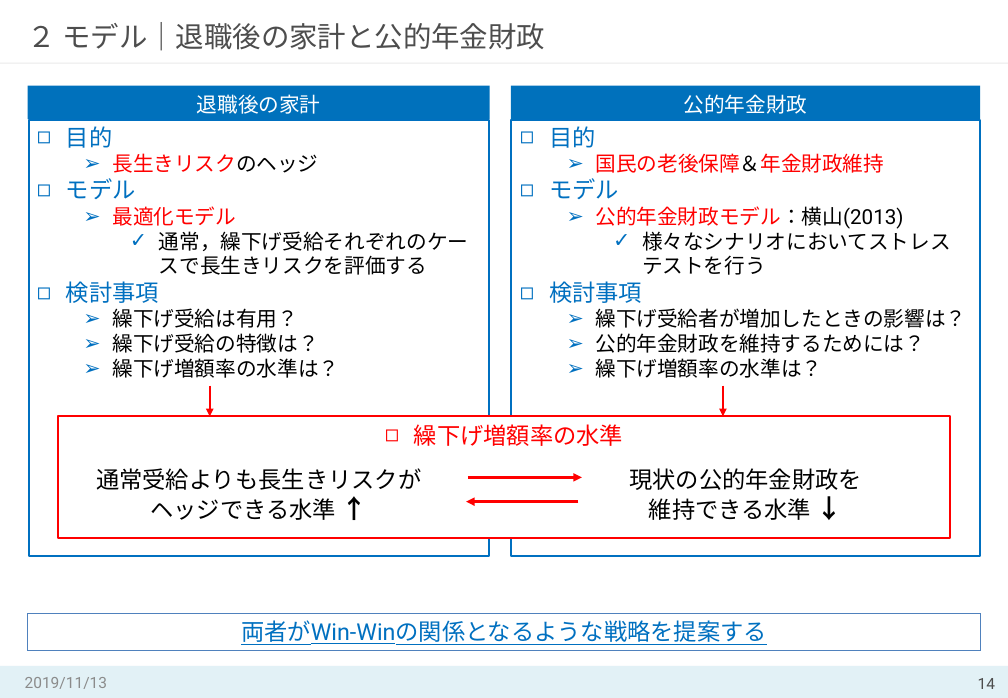
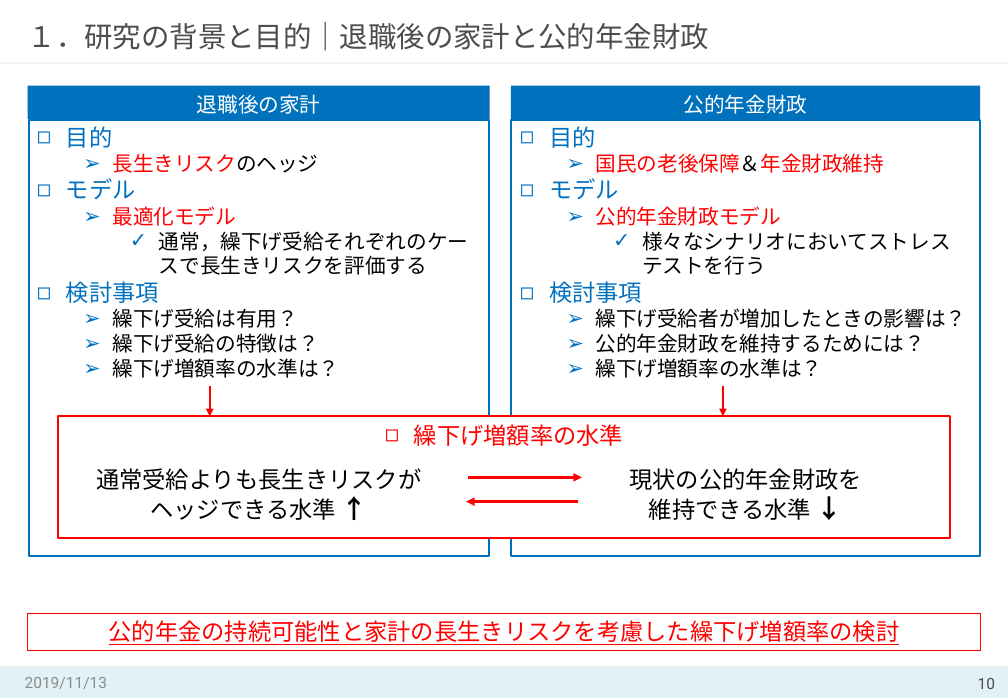
Before and after one commit to MasahiroShibahara/Open, a slide deck: slide 10 of Masahiro_Shibahara①.pptx (slide 14 before the commit). Drawn at 1008x698 pixels with LibreOffice and Linux fonts; fonts in the diff are those of the drawing. Boxes give left, top, right and bottom in pixels: in the first picture for what was removed or moved away, otherwise in the second. Text is boxed around its words. In the diff, an @@ line names an element or a change of style, - is before the commit and + after.

```diff
--- a/Masahiro_Shibahara①.pptx
+++ b/Masahiro_Shibahara①.pptx
@@ title at <box>28,22,709,51</box>: text changed @@
-２ モデル｜退職後の家計と公的年金財政
+１．研究の背景と目的｜退職後の家計と公的年金財政
@@ text at <box>596,206,781,226</box>: text changed @@
-  ➢ 公的年金財政モデル：横山(2013)
+  ➢ 公的年金財政モデル
@@ rectangle "公的年金の持続可能性と家計の長生きリスクを考慮した繰下げ増額率の検討" at <box>28,613,981,651</box>: outline #4F81BD 0.75 pt to #FF0000 0.75 pt @@
@@ text in rectangle at <box>109,620,900,645</box>: text changed; text colour #0070C0 to #FF0000 @@
-両者がWin-Winの関係となるような戦略を提案する
+公的年金の持続可能性と家計の長生きリスクを考慮した繰下げ増額率の検討
@@ page number at <box>978,678,995,689</box>: text changed @@
-14
+10
```
Also in this commit, not shown: 23 other slides changed, 4 slides added, 1 slide removed.
